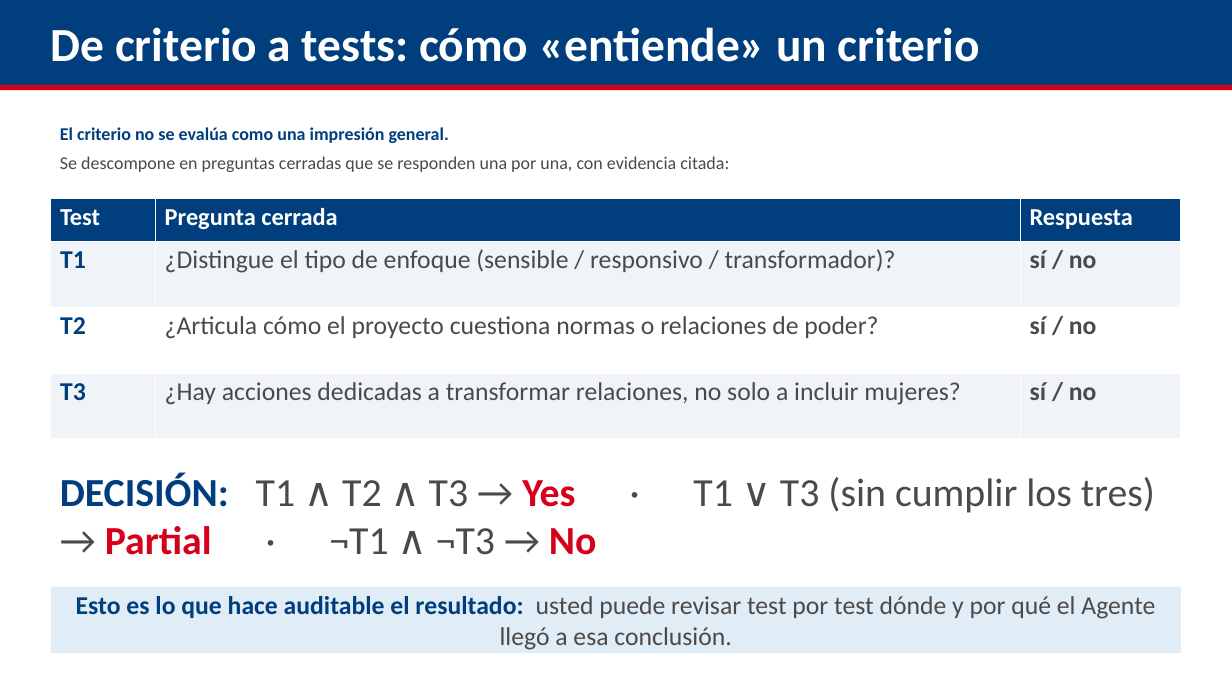
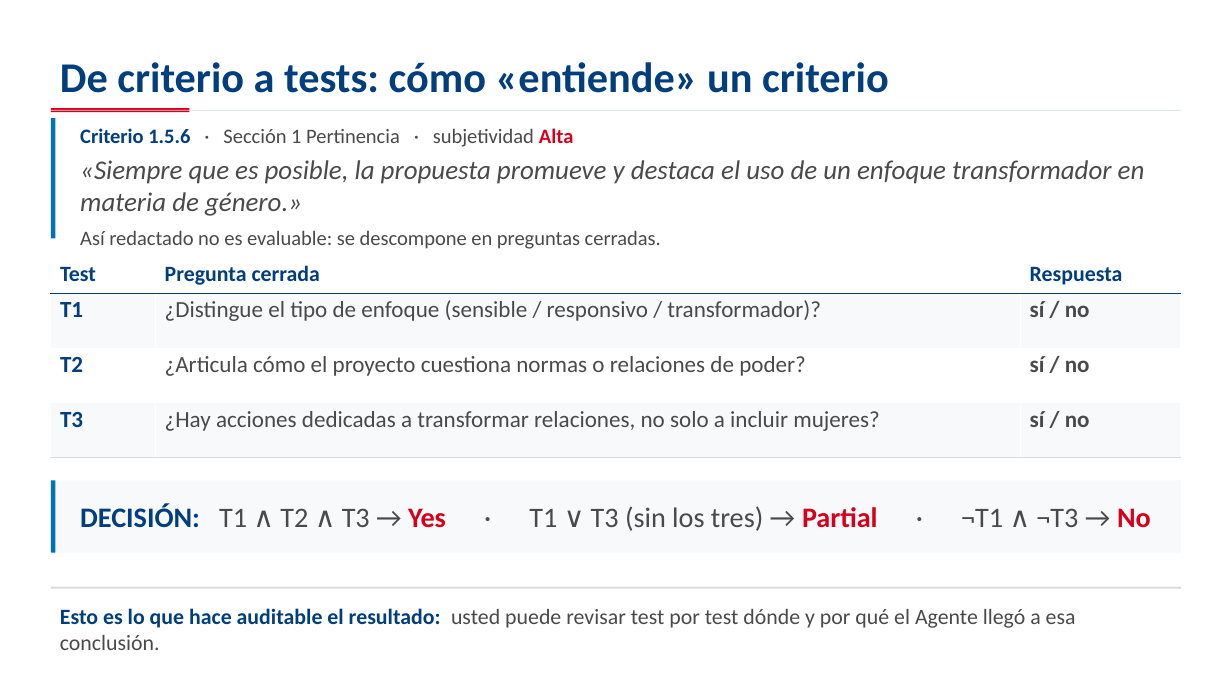
Before and after one commit to aevpsnow6-oss/deploy, a slide deck: slide 11 of presentation/capacitacion_appraisal/Capacitacion_Appraisal_GPT_Ahmed.pptx (slide 8 before the commit). Drawn at 1232x693 pixels with LibreOffice and Linux fonts; fonts in the diff are those of the drawing. Boxes give left, top, right and bottom in pixels: in the first picture for what was removed or moved away, otherwise in the second. Text is boxed around its words. In the diff, an @@ line names an element or a change of style, - is before the commit and + after.

```diff
--- a/presentation/capacitacion_appraisal/Capacitacion_Appraisal_GPT_Ahmed.pptx
+++ b/presentation/capacitacion_appraisal/Capacitacion_Appraisal_GPT_Ahmed.pptx
@@ rectangle removed at [0,0,1232,85] @@
@@ text "De criterio a tests: cómo ...": place and size @@
-text "De criterio a tests: cómo ..." at [51,27,980,62]
+text "De criterio a tests: cómo ..." at [60,62,889,93]
@@ text "De criterio a tests: cómo ..." at [60,62,889,93]: size 37 to 33 pt, text colour #FFFFFF to #003E7E @@
@@ rectangle: place and size @@
-rectangle at [0,85,1232,91]
+rectangle at [51,110,1181,111]
@@ rectangle at [51,110,1181,111]: fill #D6001C to #D6DCE3 @@
@@ rectangle added at [51,108,189,112], fill #D6001C @@
@@ rectangle added at [51,118,55,238], fill #0072BC @@
@@ text at [80,128,1145,249]: text changed; size 14 to 16 pt @@
-El criterio no se evalúa como una impresión general.
-Se descompone en preguntas cerradas que se responden una por una, con evidencia citada:
+Criterio 1.5.6 · Sección 1 Pertinencia · subjetividad Alta
+«Siempre que es posible, la propuesta promueve y destaca el uso de un enfoque transformador en materia de género.»
+Así redactado no es evaluable: se descompone en preguntas cerradas.
@@ table at [51,257,1181,457] @@
@@ fill #003E7E to #FFFFFF in row 1 @@
@@ fill #F0F4F8 to #F7F9FB in 6 cells @@
@@ size 19 to 17 pt, text colour #FFFFFF to #003E7E in "Test", "Pregunta cerrada", "Respuesta" @@
@@ size 20 to 18 pt in "T1", "¿Distingue el tipo de enfoque (sensible / ...", "sí / no", "T2" and 5 more places @@
@@ borders changed @@
@@ table: place and size @@
-table at [51,199,1181,439]
+table at [51,257,1181,457]
@@ rectangle added at [51,481,1181,553], fill #F7F9FB @@
@@ rectangle added at [51,481,55,553], fill #0072BC @@
@@ text "DECISIÓN: T1 ∧ T2 ∧ ..." at [80,504,1151,531]: vertical alignment top to middle @@
@@ text at [80,504,1151,531]: text changed; size 31 to 22 pt @@
-DECISIÓN: T1 ∧ T2 ∧ T3 → Yes · T1 ∨ T3 (sin cumplir los tres) → Partial · ¬T1 ∧ ¬T3 → No
+DECISIÓN: T1 ∧ T2 ∧ T3 → Yes · T1 ∨ T3 (sin los tres) → Partial · ¬T1 ∧ ¬T3 → No
@@ text "Esto es lo que hace ...": place and size @@
-text "Esto es lo que hace ..." at [51,587,1181,653]
+text "Esto es lo que hace ..." at [60,608,1076,650]
@@ text "Esto es lo que hace ..." at [60,608,1076,650]: size 20 to 17 pt; alignment centre to left; vertical alignment middle to top; fill #E0ECF6 to none @@
@@ rectangle added at [51,587,1181,589], fill #D6DCE3 @@
```
Also in this commit, not shown: 26 other slides changed, 6 slides added, 8 other files.
